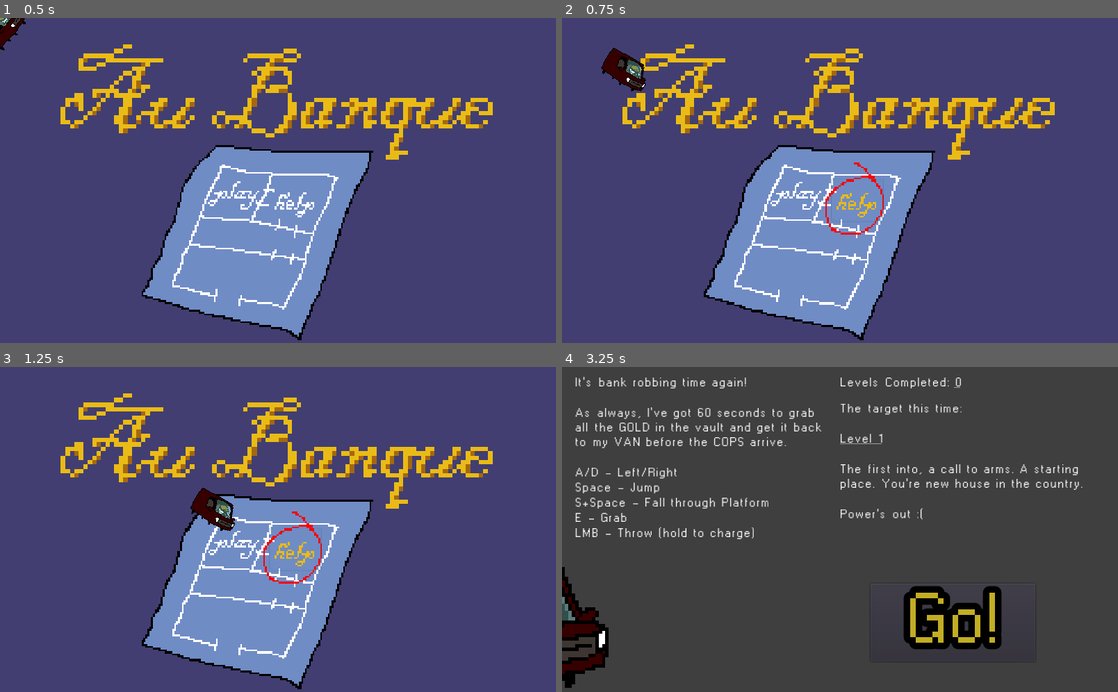
Above: before the commit, frames 1-4 (two rows, left to right).
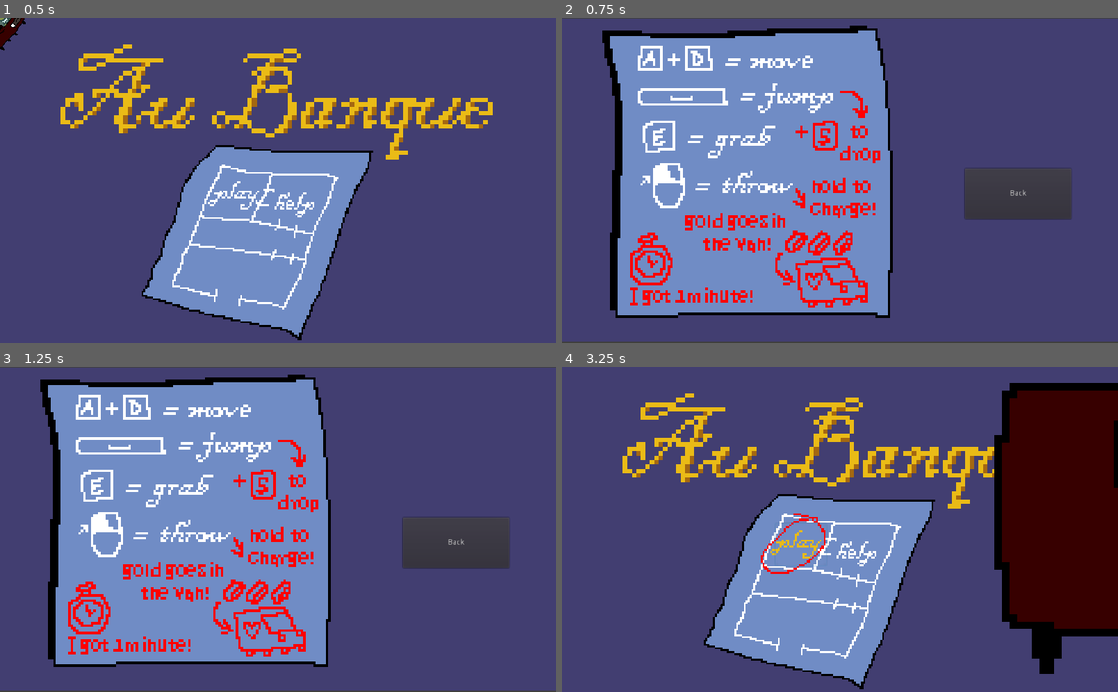
Above: after the commit, the same moments.

Repository: AleksLitynski/AnIncreasinglyConvolutedSeriesOfHeists
Game: Godot game, scene res://main.tscn
Same seed, same stepped clock (60 frames per second), same inputs: the game is played once before the commit and once after it.
Inputs (mouse positions are in pixels of both pictures, inside the frame that each line leads up to):
- Up to frame 1 (0.5 s): no input
- Up to frame 2 (0.75 s): click (856, 200) at 0.5 s
- Up to frame 3 (1.25 s): no input
- Up to frame 4 (3.25 s): click (1017, 542) at 1.25 s, where only the run after the commit has a clickable "Back"; click (801, 545) at 2 s; click (801, 545) at 2.75 s

Frame 1 is identical in both runs. In frame 2, 41% of the frame differs, in the area x 0-100%, y 0-100%; in frame 3, 42%; in frame 4, 100%.

Commit message:
added help screen

Diff:
--- a/level_loader.tscn
+++ b/level_loader.tscn
@@ -1,7 +1,8 @@
-[gd_scene load_steps=7 format=2]
+[gd_scene load_steps=8 format=2]
 
 [ext_resource path="res://level_loader.gd" type="Script" id=1]
 [ext_resource path="res://Car.tscn" type="PackedScene" id=2]
+[ext_resource path="res://sprites/splash_helpscreen.png" type="Texture" id=3]
 [ext_resource path="res://fonts/W95FA.otf" type="DynamicFontData" id=4]
 [ext_resource path="res://themes/title_theme.tres" type="Theme" id=5]
 
@@ -23,31 +24,16 @@
 [node name="loader" type="Node2D"]
 script = ExtResource( 1 )
 
-[node name="RichTextLabel" type="RichTextLabel" parent="."]
-margin_left = 24.0
-margin_top = 16.0
-margin_right = 494.0
-margin_bottom = 368.0
-rect_pivot_offset = Vector2( 344, 80 )
-theme = SubResource( 2 )
-text = "It's bank robbing time again!
-
-As always, I've got 60 seconds to grab all the GOLD in the vault and get it back to my VAN before the COPS arrive.
-
-A/D - Left/Right
-Space - Jump
-S+Space - Fall through Platform
-E - Grab
-LMB - Throw (hold to charge)"
-__meta__ = {
-"_edit_use_anchors_": false
-}
+[node name="splash_helpscreen" type="Sprite" parent="."]
+position = Vector2( 264, 192 )
+scale = Vector2( 3, 3 )
+texture = ExtResource( 3 )
 
 [node name="Target_Text" type="RichTextLabel" parent="."]
-margin_left = 512.0
-margin_top = 64.0
-margin_right = 1008.0
-margin_bottom = 368.0
+margin_left = 480.0
+margin_top = 24.0
+margin_right = 976.0
+margin_bottom = 328.0
 rect_pivot_offset = Vector2( 344, 80 )
 theme = SubResource( 2 )
 bbcode_enabled = true
@@ -70,10 +56,10 @@
 }
 
 [node name="Score" type="RichTextLabel" parent="."]
-margin_left = 512.0
-margin_top = 16.0
-margin_right = 984.0
-margin_bottom = 56.0
+margin_left = 600.0
+margin_top = 360.0
+margin_right = 864.0
+margin_bottom = 400.0
 rect_pivot_offset = Vector2( 344, 80 )
 theme = SubResource( 2 )
 bbcode_enabled = true
@@ -84,3 +70,5 @@
 }
 
 [node name="Car" parent="." instance=ExtResource( 2 )]
+position = Vector2( -451, 419 )
+scale = Vector2( 5.59375, 5.59375 )
--- /dev/null
+++ b/levels/help.tscn
@@ -0,0 +1,51 @@
+[gd_scene load_steps=4 format=2]
+
+[ext_resource path="res://sprites/splash_helpscreen.png" type="Texture" id=1]
+[ext_resource path="res://game_over.gd" type="Script" id=2]
+
+[sub_resource type="CanvasItemMaterial" id=1]
+blend_mode = 2
+
+[node name="help" type="Node2D"]
+script = ExtResource( 2 )
+
+[node name="ColorRect" type="ColorRect" parent="."]
+margin_left = -1.05945
+margin_top = 1.05948
+margin_right = 1023.94
+margin_bottom = 598.059
+color = Color( 0.262745, 0.247059, 0.447059, 1 )
+__meta__ = {
+"_edit_use_anchors_": false
+}
+
+[node name="splash_helpscreen2" type="Sprite" parent="."]
+material = SubResource( 1 )
+position = Vector2( 336.519, 290.465 )
+scale = Vector2( 4.60551, 4.60551 )
+texture = ExtResource( 1 )
+
+[node name="splash_helpscreen" type="Sprite" parent="."]
+position = Vector2( 351.352, 300 )
+scale = Vector2( 4.60551, 4.60551 )
+texture = ExtResource( 1 )
+
+[node name="Button" type="Button" parent="."]
+margin_left = 741.632
+margin_top = 277.751
+margin_right = 937.632
+margin_bottom = 370.751
+text = "Back"
+__meta__ = {
+"_edit_use_anchors_": false
+}
+
+[node name="RichTextLabel" type="RichTextLabel" parent="."]
+visible = false
+margin_right = 40.0
+margin_bottom = 40.0
+__meta__ = {
+"_edit_use_anchors_": false
+}
+
+[connection signal="pressed" from="Button" to="." method="_on_Button_pressed"]
--- a/main_menu.gd
+++ b/main_menu.gd
@@ -23,4 +23,4 @@
 		$Car.do_final_anim()
 
 func _on_help_pressed():
-	pass # Replace with function body.
+	get_tree().get_nodes_in_group("main")[0].load_level("help", false)
Not shown, added: sprites/splash_helpscreen.png.import
Not shown, changed: aleks-todo
